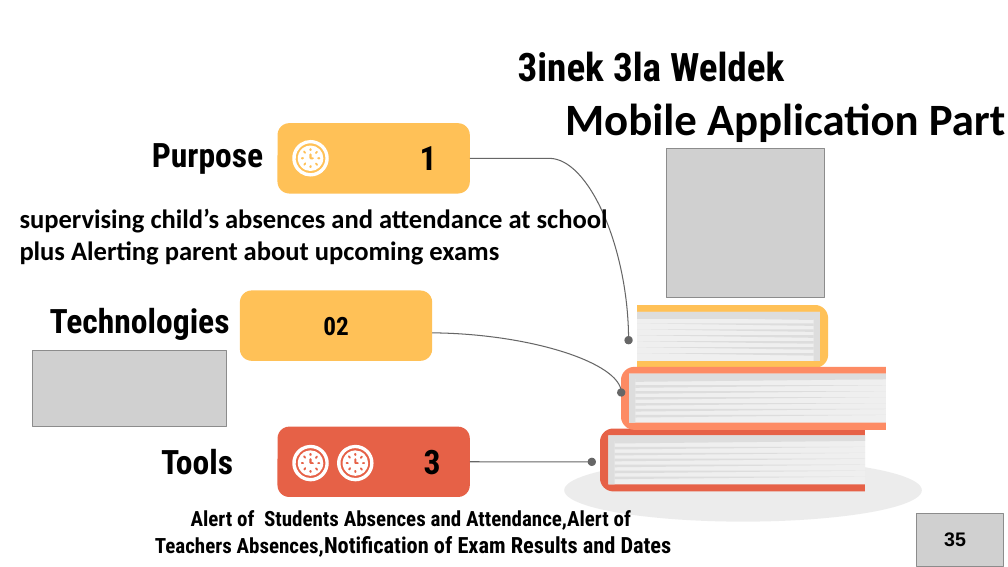
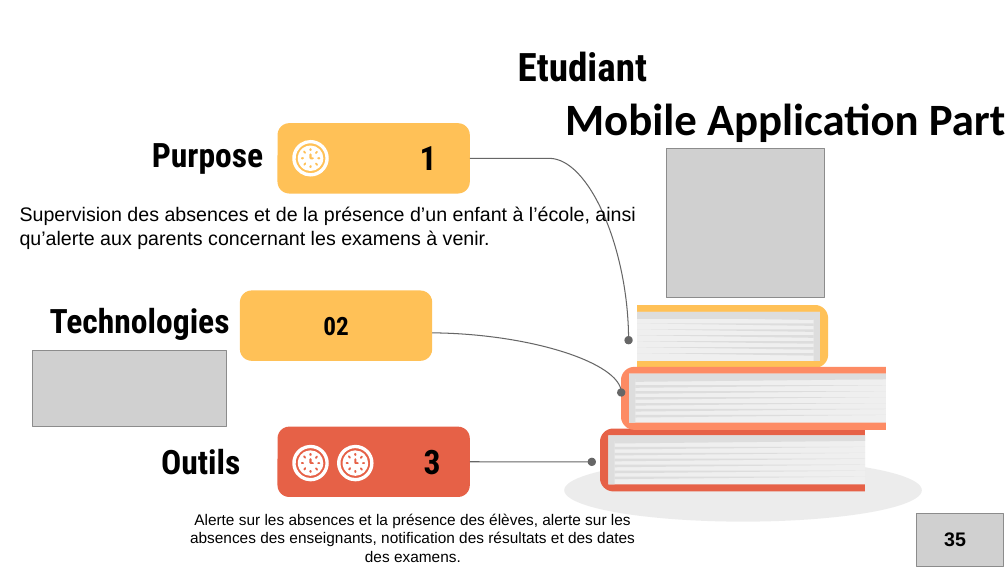
Before and after one commit to TouradGithub/education_system, a slide deck: slide 11 of presentation.pptx. Drawn at 1008x567 pixels with LibreOffice and Linux fonts; fonts in the diff are those of the drawing; grey boxes stand for pictures. Boxes give left, top, right and bottom in pixels: in the first picture for what was removed or moved away, otherwise in the second. Text is boxed around its words. In the diff, an @@ line names an element or a change of style, - is before the commit and + after.

```diff
--- a/presentation.pptx
+++ b/presentation.pptx
@@ text at (518,51,648,82): text changed @@
-3inek 3la Weldek
+Etudiant
@@ text at (20,206,635,249): text changed; size 19 to 14 pt; font Calibri to Arial; bold off @@
-supervising child’s absences and attendance at school plus Alerting parent about upcoming exams
+Supervision des absences et de la présence d’un enfant à l’école, ainsi qu’alerte aux parents concernant les examens à venir.
@@ text at (161,448,240,475): text changed @@
-Tools
+Outils
@@ text at (190,513,635,562): text changed; size 15 to 11 pt; font Roboto Condensed to Arial; bold off @@
-Alert of Students Absences and Attendance,Alert of
-Teachers Absences,Notification of Exam Results and Dates
+Alerte sur les absences et la présence des élèves, alerte sur les absences des enseignants, notification des résultats et des dates des examens.
```
Also in this commit, not shown: 3 other slides changed, 5 slides added, 7 slides removed, 1 other file.
